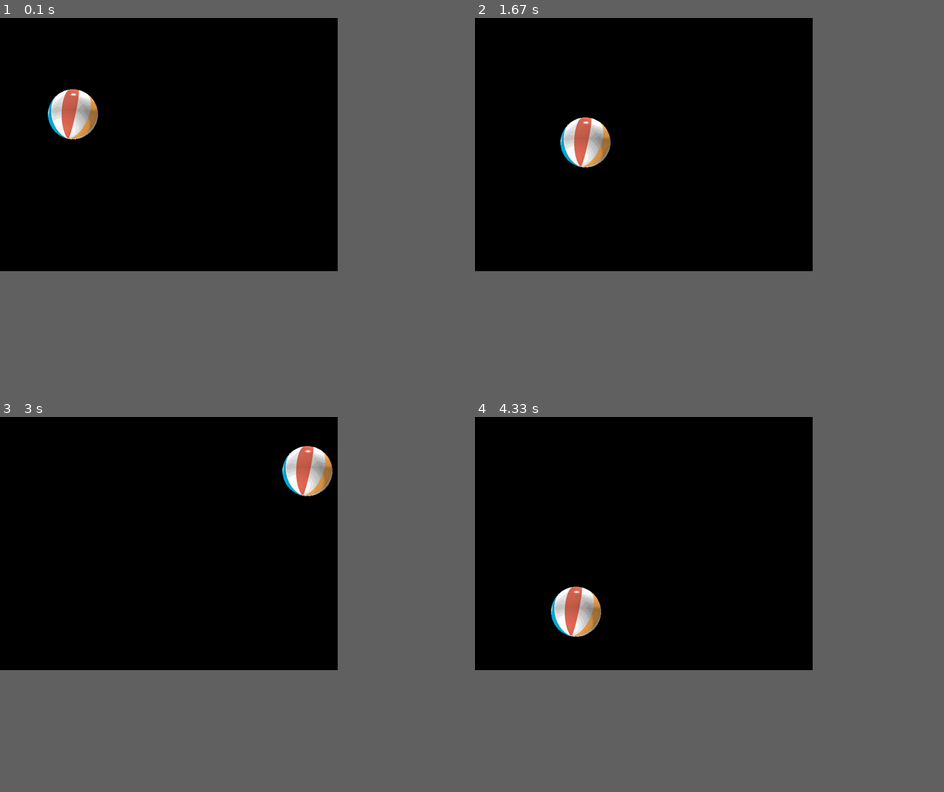
Above: before the commit, frames 1-4 (two rows, left to right).
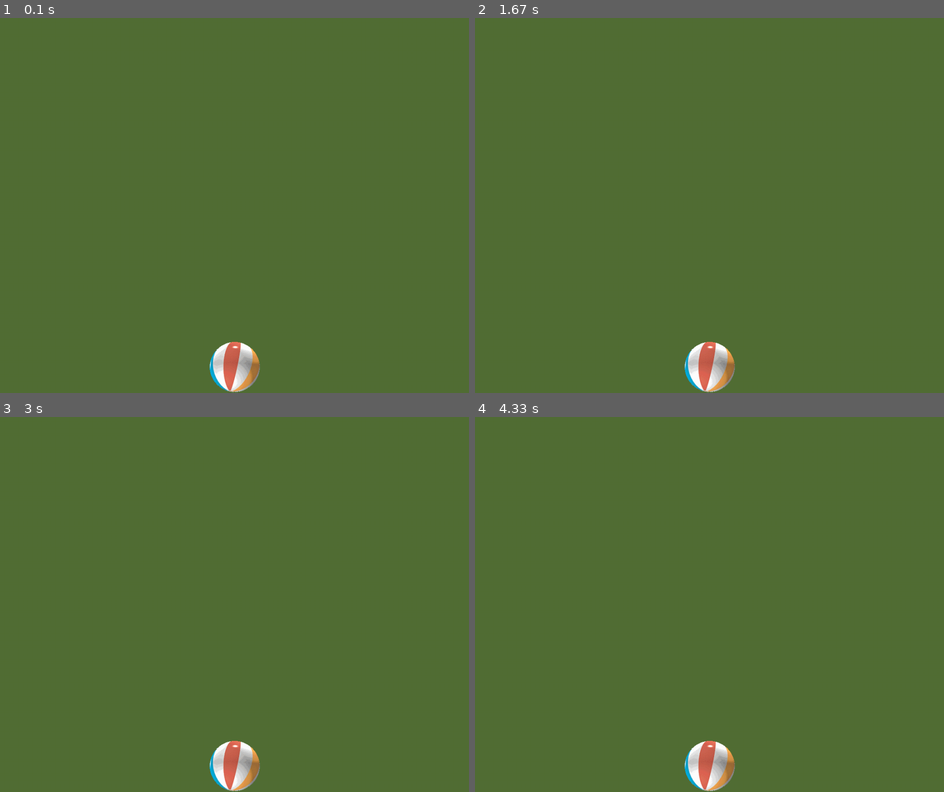
Above: after the commit, the same moments.

Repository: DIWithers/pygame_project
Game: pygame game, started from game.py
Same seed, same stepped clock (60 frames per second), same inputs: the game is played once before the commit and once after it.
Inputs:
- Up to frame 1 (0.1 s): no input
- Up to frame 2 (1.67 s): no input
- Up to frame 3 (3 s): no input
- Up to frame 4 (4.33 s): no input
The window is 648x486 before the commit and 900x720 after it. Grey fills any space a smaller window leaves; there, only what the larger window draws over its background counts as a difference.

The runs differ from the first frame. In frame 1, 50% of the frame differs, in the area x 0-72%, y 0-100%; in frame 2, 50%; in frame 3, 50%; in frame 4, 50%.

Commit message:
Use ball as placeholder for hero

Diff:
--- a/game.py
+++ b/game.py
@@ -1,25 +1,26 @@
 import sys # we will need the user to be able to quit
 import pygame #imports package with all available pygame modules
+from hero import Hero #bring in the hero class with all it's methods and glory
 
 #Set up the main core function
 def run_game():
 	pygame.init() #initializes pygame modules
-	size = width, height = 720, 540
-	speed = [10, 15]
-	black = 1, 0, 0, .5
-	screen = pygame.display.set_mode(size)
-	ball = pygame.image.load("ball.gif")
-	ballrect = ball.get_rect()
-	while 1:
+	screen_size = (1000, 800)
+	# screen = pygame.display.set_mode((1000, 800)) #set screen size, need double parenthesis, or set width and height to variable
+	screen = pygame.display.set_mode(screen_size)
+	pygame.display.set_caption("Monster Attack") #set msg on status bar
+
+	bg_color = (82, 111, 53) #green grass color
+
+	hero = Hero(screen) #set variable equal to the class and pass it to the screen
+
+	while 1: #1 is true, run this loop forever...
 		for event in pygame.event.get():
-			if event.type == pygame.QUIT: sys.exit()
-		ballrect = ballrect.move(speed)
-		if ballrect.left < 0 or ballrect.right > width:
-			speed[0] = -speed[0]
-		if ballrect.top < 0 or ballrect.bottom > height:
-			speed[1] = -speed[1]
-		screen.fill(black)
-		screen.blit(ball, ballrect) #placement
+			if event.type == pygame.QUIT:
+				sys.exit()
+		#fill the background(bg) with our green
+		screen.fill(bg_color)
+		hero.draw_me() #call the draw method and put the hero on the screen
 		pygame.display.flip()
 
 
--- /dev/null
+++ b/hero.py
@@ -0,0 +1,14 @@
+import pygame
+
+class Hero(object):
+	def __init__(self, screen):
+		self.screen = screen #give the hero the ability to control the screen
+		#load the hero image, get it's rect
+		self.image = pygame.image.load("ball.gif")
+		self.rect = self.image.get_rect() #pygame gives us get_rect on any object so we can get some dims
+		self.screen_rect = screen.get_rect()#assign a var so the hero class knows how big and where...
+		self.rect.centerx = self.screen_rect.centerx #this will put the middle of the hero at the middle of the screen #sety
+		self.rect.bottom = self.screen_rect.bottom #setx
+
+	def draw_me(self):
+		self.screen.blit(self.image, self.rect) #draw the Surface: (the image/source, the where/dest)
Binary file added: images/hero.png
Binary file added: images/masktoy.png
Binary file added: images/monster1.png
Binary file added: images/tyrannosaurus_rex.png
Not shown, added: hero.pyc
Not shown, added: images/.DS_Store
